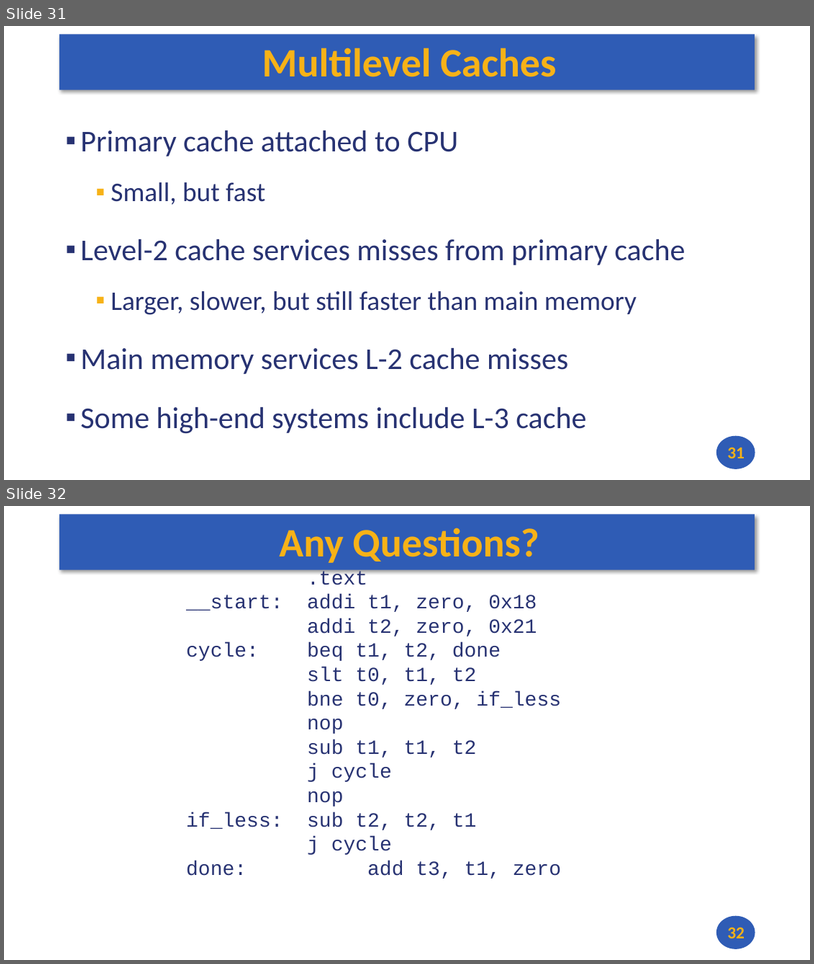
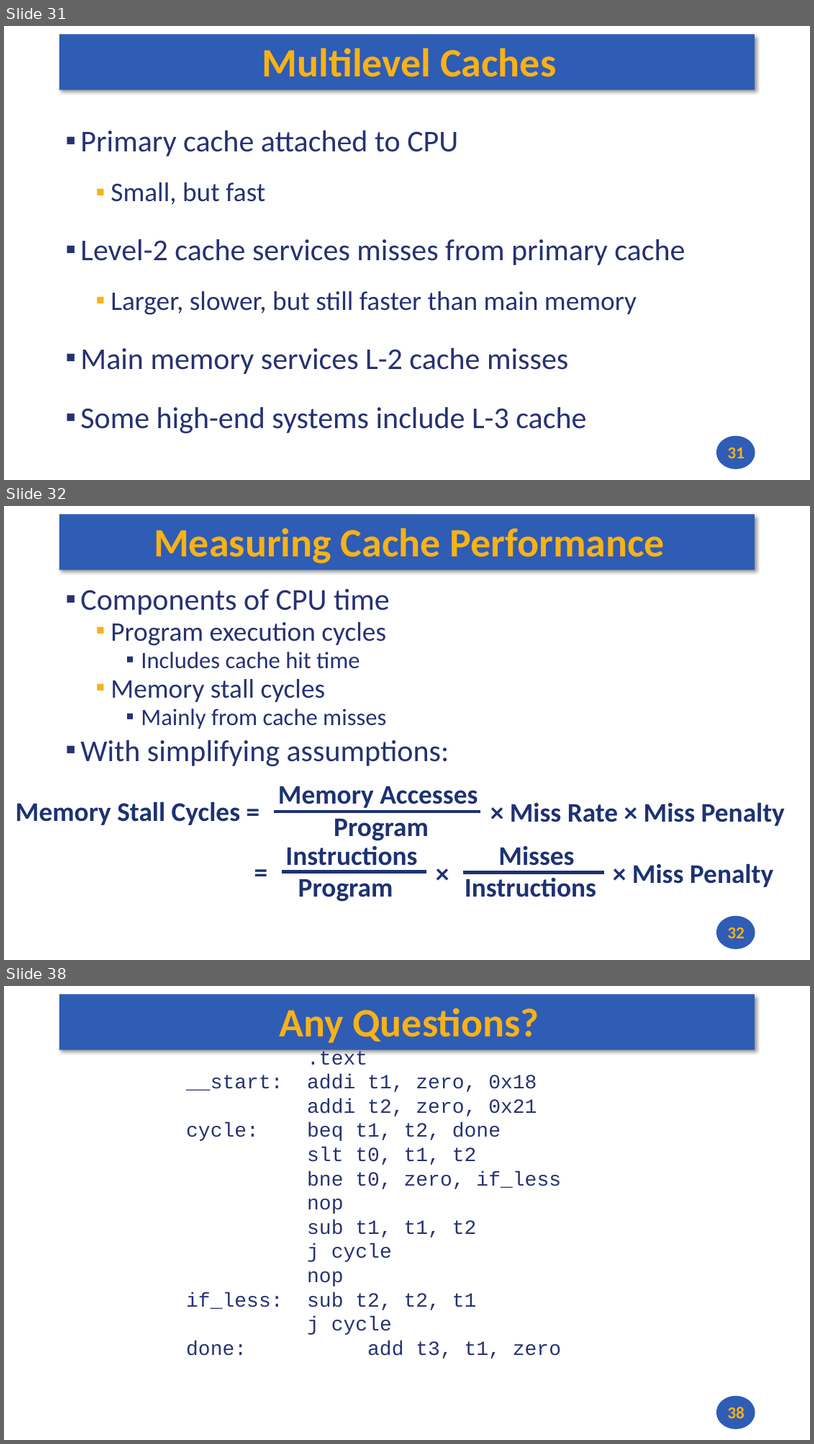
Before and after one commit to andrewt0301/hse-acos-course, a slide deck: docs/part1ca/11_Caches/CA_Lecture_11.pptx. Shown one above the other, each under a label of ours: slides 31 and 32 before the commit, slides 31, 32 and 38 after it; the slides between them are not shown. The pictures are 814x964 and 814x1444 pixels, drawn with LibreOffice and Linux fonts; fonts in the diff are those of the drawing. Boxes give left, top, right and bottom in pixels: in the first picture for what was removed or moved away, otherwise in the second. Text is boxed around its words. In the diff, an @@ line names an element or a change of style, - is before the commit and + after.

```diff
--- a/docs/part1ca/11_Caches/CA_Lecture_11.pptx
+++ b/docs/part1ca/11_Caches/CA_Lecture_11.pptx
@@ slide 32 added at <box>4,506,810,960</box>, background #FFFFFF; not listed: 2 template elements that a slide beside it also shows @@
@@ title added at <box>154,528,664,564</box>, 48 pt, text #F7B217, bold @@
+Measuring Cache Performance
@@ text added at <box>80,589,450,767</box>, 36 pt, text #273272 @@
+▪ Components of CPU time
+  ▪ Program execution cycles
+    ▪ Includes cache hit time
+  ▪ Memory stall cycles
+    ▪ Mainly from cache misses
+▪ With simplifying assumptions:
@@ group added at <box>16,785,785,901</box>: 8 texts, 3 lines @@
+Memory Accesses
+Program
+× Miss Rate × Miss Penalty
+Memory Stall Cycles =
+Instructions
+Program
+Misses
+Instructions
+× Miss Penalty
+×
+=
@@ page number added at <box>728,926,745,938</box>, 20 pt, text #F7B217, bold @@
+32
@@ what was slide 32 is now slide 38 @@
@@ page number at <box>728,1406,745,1418</box>: text changed @@
-32
+38
```
Also in this commit, not shown: 5 other slides added, 2 other files.
